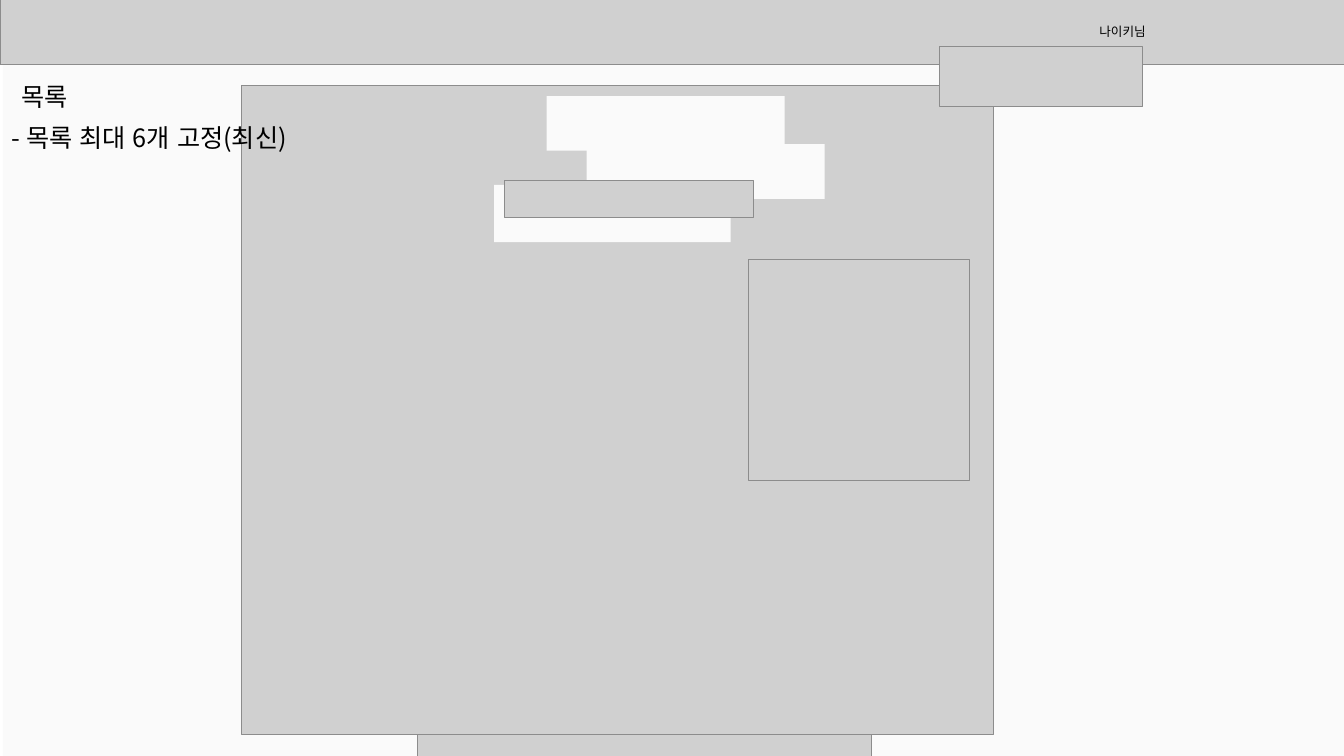
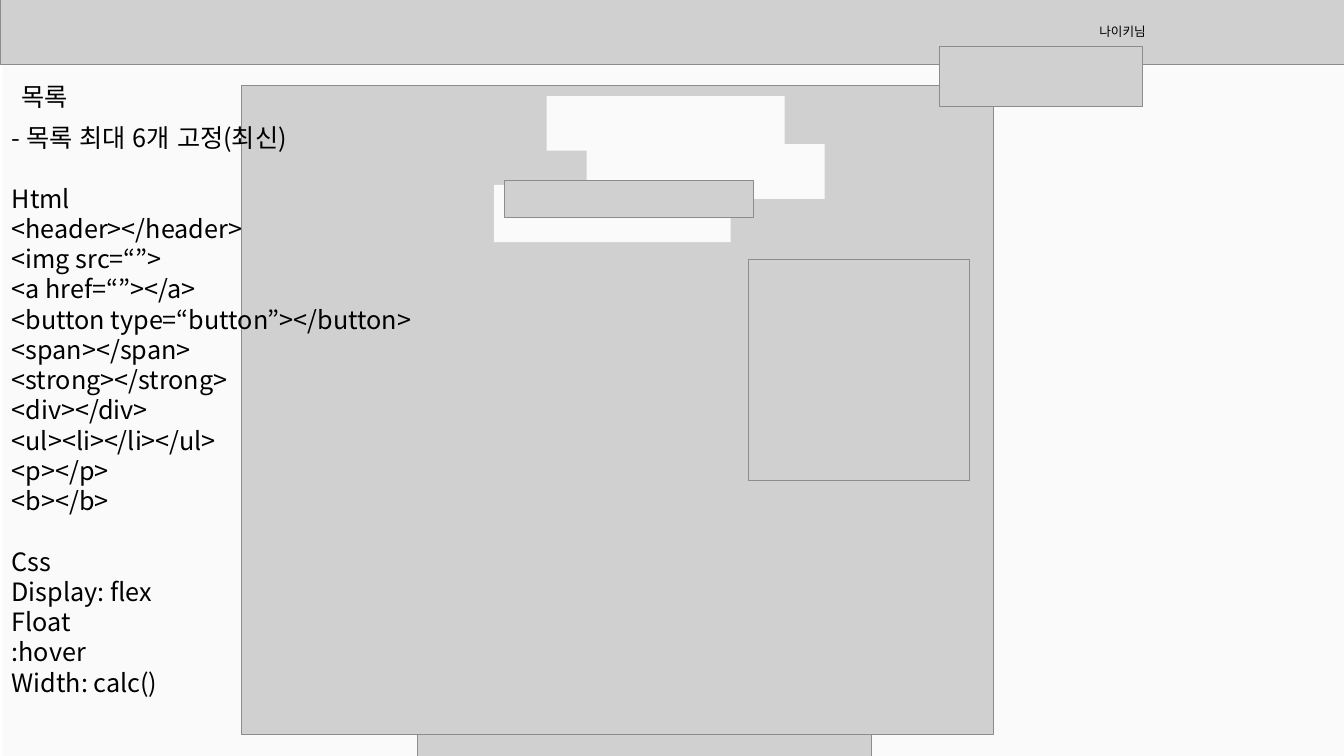
Before and after one commit to sumn-2020/lecture, a slide deck: slide 3 of 화면가이드.pptx. Drawn at 1344x756 pixels with LibreOffice and Linux fonts; fonts in the diff are those of the drawing; grey boxes stand for pictures; background and template pictures are left out. Boxes give left, top, right and bottom in pixels: in the first picture for what was removed or moved away, otherwise in the second. Text is boxed around its words. In the diff, an @@ line names an element or a change of style, - is before the commit and + after.

Commit message:
css html 정리

```diff
--- a/화면가이드.pptx
+++ b/화면가이드.pptx
@@ text at [12,188,411,697]: paragraphs added @@
+Html
+<header></header>
+<img src=“”>
+<a href=“”></a>
+<button type=“button”></button>
+<span></span>
+<strong></strong>
+<div></div>
+<ul><li></li></ul>
+<p></p>
+<b></b>
+Css
+Display: flex
+Float
+:hover
+Width: calc()
```
Also in this commit, not shown: 4 other slides changed.
